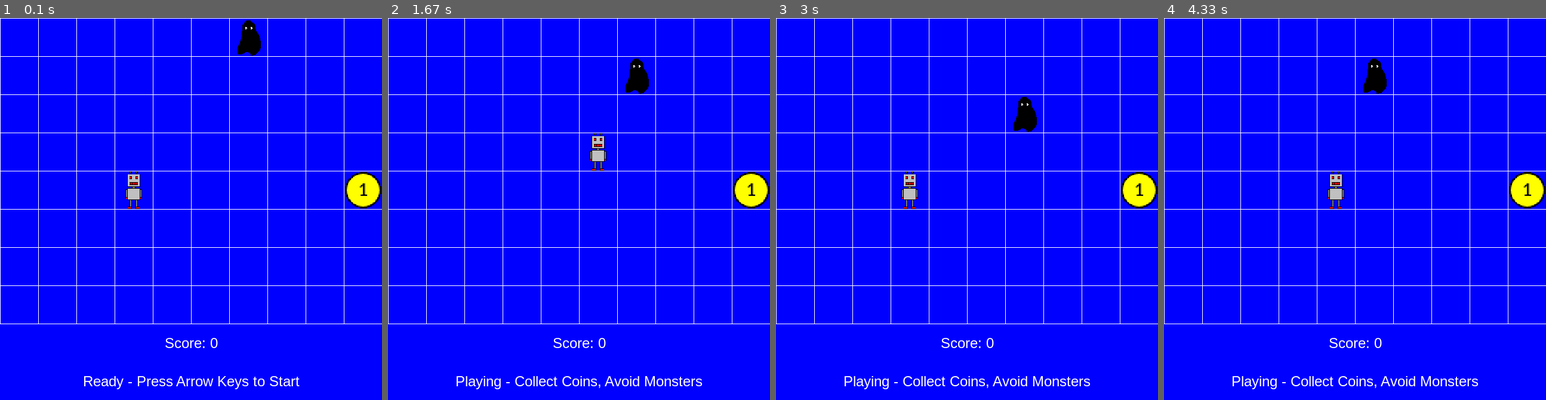
Above: before the commit, frames 1-4 (left to right).
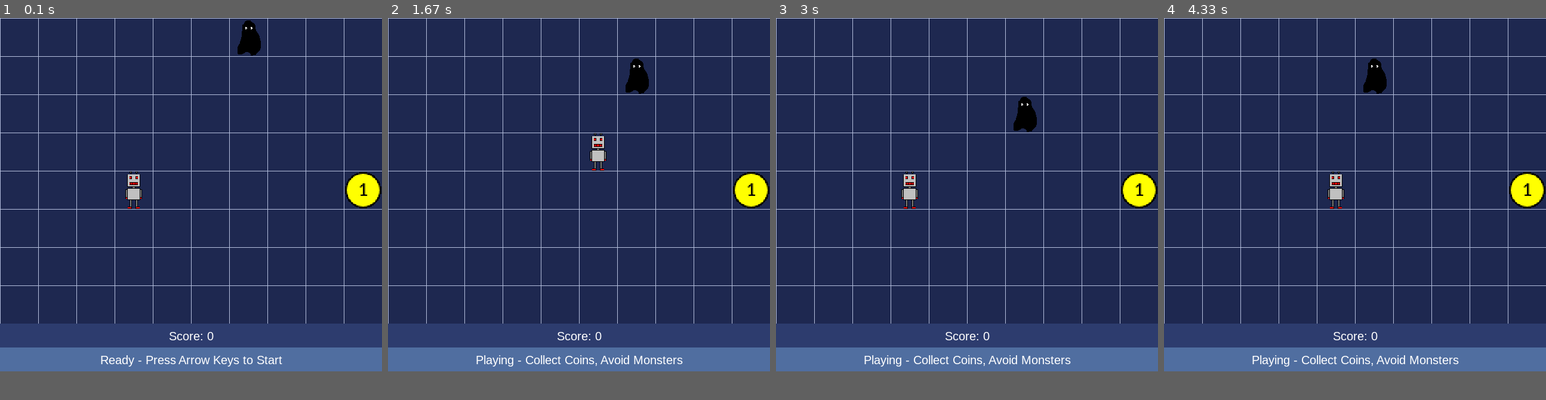
Above: after the commit, the same moments.

Repository: OHiddema/pygame
Game: pygame game, started from src/main.py
Same seed, same stepped clock (60 frames per second), same inputs: the game is played once before the commit and once after it.
Inputs:
- Up to frame 1 (0.1 s): no input
- Up to frame 2 (1.67 s): hold Right 0.33-0.8 s; hold Up 0.83-1.13 s; hold Right 1.17-1.63 s
- Up to frame 3 (3 s): hold Left 1.67-2.2 s; hold Down 2.23-2.53 s; hold Left 2.57-2.97 s
- Up to frame 4 (4.33 s): hold Up 3-3.37 s; hold Right 3.4-4.03 s; hold Down from 4.07 s (still down)
In our replay, the window is 640x640 before the commit and 640x592 after it. These sizes can differ from the game's own. Grey fills any space a smaller window leaves; there, only what the larger window draws over its background counts as a difference.

The runs differ from the first frame. In frame 1, 92% of the frame differs, in the area x 0-100%, y 0-98%; in frame 2, 92%; in frame 3, 92%; in frame 4, 92%.

Commit message:
improve color schema, font size, etc.

Diff:
--- a/src/main.py
+++ b/src/main.py
@@ -10,8 +10,8 @@
 FIELD_SIZE = 64  # in pixels
 BOARD_WIDTH = FIELDS_X * FIELD_SIZE  # in pixels
 BOARD_HEIGHT = FIELDS_Y * FIELD_SIZE  # in pixels
-SCOREBOARD_HEIGHT = 64  # in pixels
-STATUSBOARD_HEIGHT = 64
+SCOREBOARD_HEIGHT = 40  # in pixels
+STATUSBOARD_HEIGHT = 40
 TOTAL_HEIGHT = BOARD_HEIGHT + SCOREBOARD_HEIGHT + STATUSBOARD_HEIGHT
 
 # Game Timing Configuration
@@ -20,10 +20,21 @@
 MONSTER_MOVE_DELAY = 1  # Seconds between monster moves
 
 # colors
-COLOR_BACKGROUND = (0, 0, 255)
-COLOR_LINES = (255, 255, 255)
-ROBOT_FALLBACK = (255, 255, 255)
-COIN_FALLBACK = (0, 255, 0)
+
+# Backgrounds
+COLOR_GRID = (30, 40, 80)           # Midnight Blue
+COLOR_SCOREBOARD = (45, 60, 110)    # Medium Blue
+COLOR_STATUSBAR = (80, 110, 160)    # Light Blue-Grey
+
+# Grid Lines
+COLOR_LINES = (180, 190, 220)       # Soft Blue-Grey
+
+# Text
+COLOR_TEXT = (255, 255, 255)
+
+# Fallbacks
+ROBOT_FALLBACK = (128, 128, 128)
+COIN_FALLBACK = (0, 200, 0)
 MONSTER_FALLBACK = (0, 0, 0)
 
 # max number of monsters as a percentage of the total number of grid cells
@@ -32,7 +43,7 @@
 if MAX_MONSTERS < 3: MAX_MONSTERS = 3
 
 # text messages in status bar, font & font size
-FONT_SIZE = 24
+FONT_SIZE = 20
 FONT_NAME = "Arial"
 STATUS_READY = "Ready - Press Arrow Keys to Start"
 STATUS_PLAYING = "Playing - Collect Coins, Avoid Monsters"
@@ -174,9 +185,9 @@
         self.pause_time_after_coin_catch = PAUSE_TIME_AFTER_COIN_CATCH
         self.pause_toggle_interval = PAUSE_TOGGLE_INTERVAL
 
-        # Create a surface for the static grid
+        # Create grid surface
         self.grid_surface = pygame.Surface((BOARD_WIDTH, BOARD_HEIGHT + 1))
-        self.grid_surface.fill(COLOR_BACKGROUND)
+        self.grid_surface.fill(COLOR_GRID)
 
         for x in range(0, FIELDS_X + 1):
             pygame.draw.line(
@@ -299,8 +310,17 @@
             # -------------------------------------------------
 
     def draw(self):
-        self.screen.fill(COLOR_BACKGROUND)
+        # Draw grid area
+        self.screen.fill(COLOR_GRID)
         self.screen.blit(self.grid_surface, (0, 0))
+
+        # Draw scoreboard
+        scoreboard_rect = pygame.Rect(0, BOARD_HEIGHT, BOARD_WIDTH, SCOREBOARD_HEIGHT)
+        pygame.draw.rect(self.screen, COLOR_SCOREBOARD, scoreboard_rect)
+
+        # Draw statusbar
+        statusbar_rect = pygame.Rect(0, BOARD_HEIGHT + SCOREBOARD_HEIGHT, BOARD_WIDTH, STATUSBOARD_HEIGHT)
+        pygame.draw.rect(self.screen, COLOR_STATUSBAR, statusbar_rect)
 
         # -- Pause: flip robot vs coin/ghost on top --
         self.coin.draw(self.screen)
@@ -328,15 +348,15 @@
             if not (self.pause_state == self.PauseState.MONSTER and self.pause_monster == m):
                 m.draw(self.screen)
 
-        # Draw score, centered in the scoreboard
-        text_surface = self.font.render(f"Score: {self.score}", True, COLOR_LINES)
+        # Put the score centered in the scoreboard
+        text_surface = self.font.render(f"Score: {self.score}", True, COLOR_TEXT)
         text_rect = text_surface.get_rect()
-        text_rect.center = (BOARD_WIDTH // 2, BOARD_HEIGHT + (SCOREBOARD_HEIGHT // 2))
+        text_rect.center = (BOARD_WIDTH // 2, BOARD_HEIGHT + SCOREBOARD_HEIGHT // 2)
         self.screen.blit(text_surface, text_rect)
 
-        # put the appropriate message in the status bar
+        # put the appropriate message in the status bar, centered
         status_text = self.get_status_message()
-        status_surface = self.font.render(status_text, True, COLOR_LINES)
+        status_surface = self.font.render(status_text, True, COLOR_TEXT)
         status_rect = status_surface.get_rect()
         status_rect.center = (
             BOARD_WIDTH // 2,
